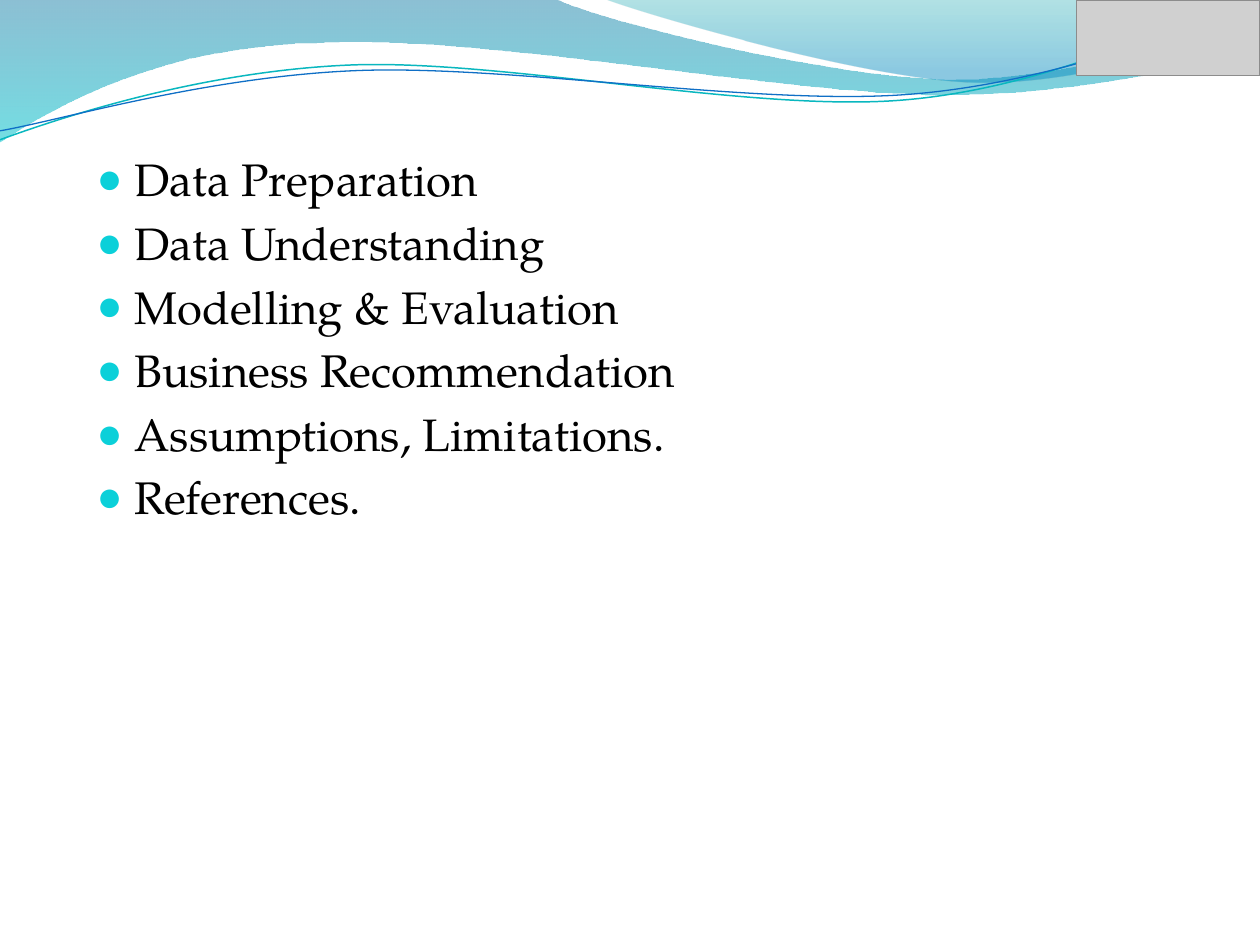
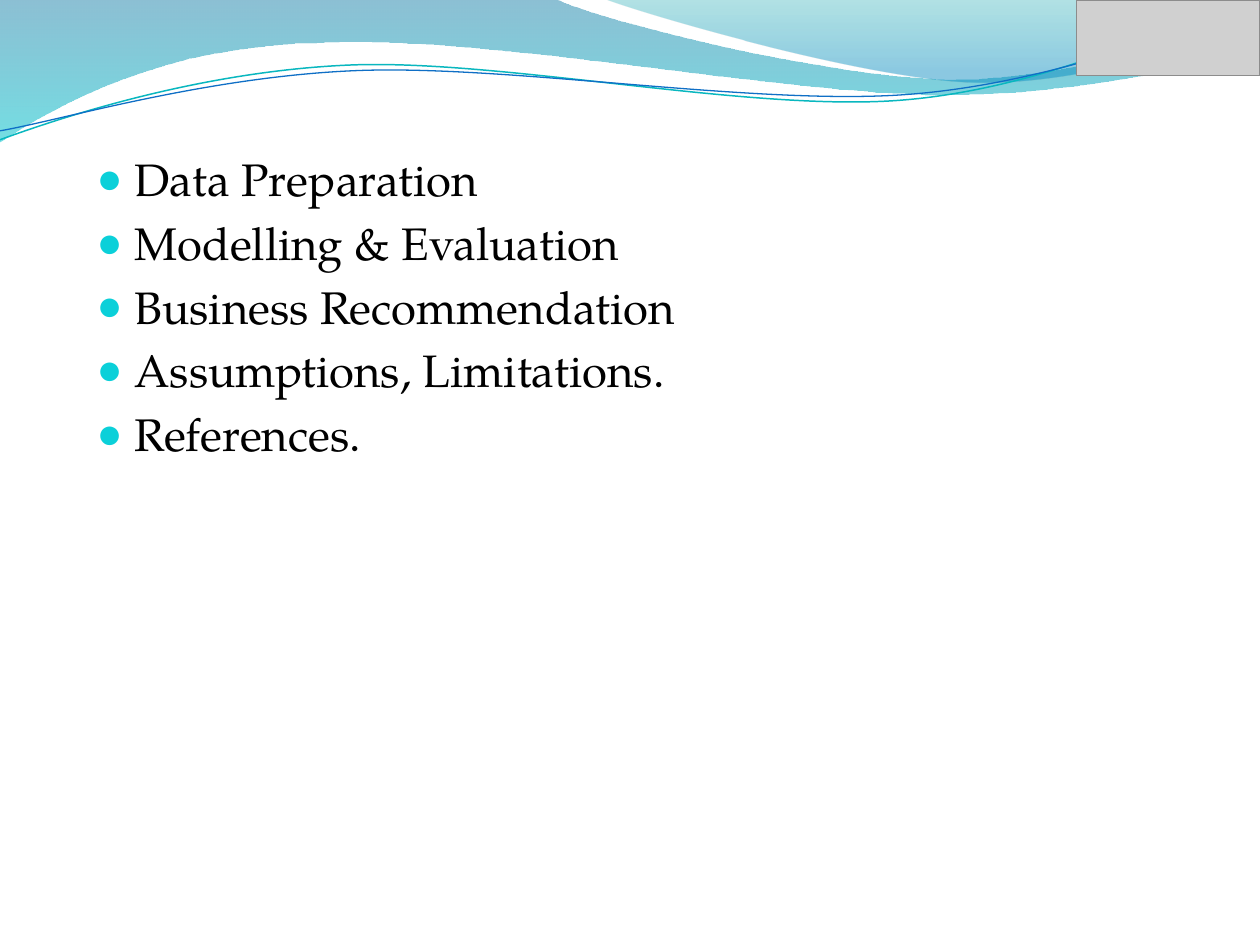
Before and after one commit to iamkuntaldinda/datasets-, a slide deck: slide 3 of Practicum 3.pptx. Drawn at 1260x945 pixels with LibreOffice and Linux fonts; fonts in the diff are those of the drawing; grey boxes stand for pictures; background and template pictures are left out. Boxes give left, top, right and bottom in pixels: in the first picture for what was removed or moved away, otherwise in the second. Text is boxed around its words. In the diff, an @@ line names an element or a change of style, - is before the commit and + after.

```diff
--- a/Practicum 3.pptx
+++ b/Practicum 3.pptx
@@ text at <box>134,227,544,273</box>: paragraph removed @@
-● Data Understanding
```
Also in this commit, not shown: 9 other slides changed, 8 slides added, 7 slides removed, 2 other files.
